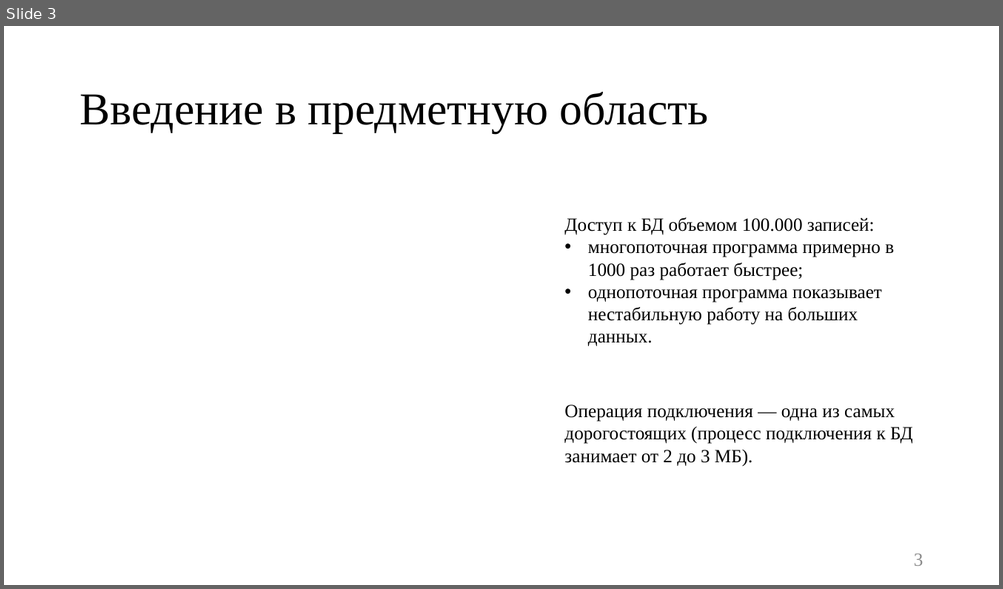
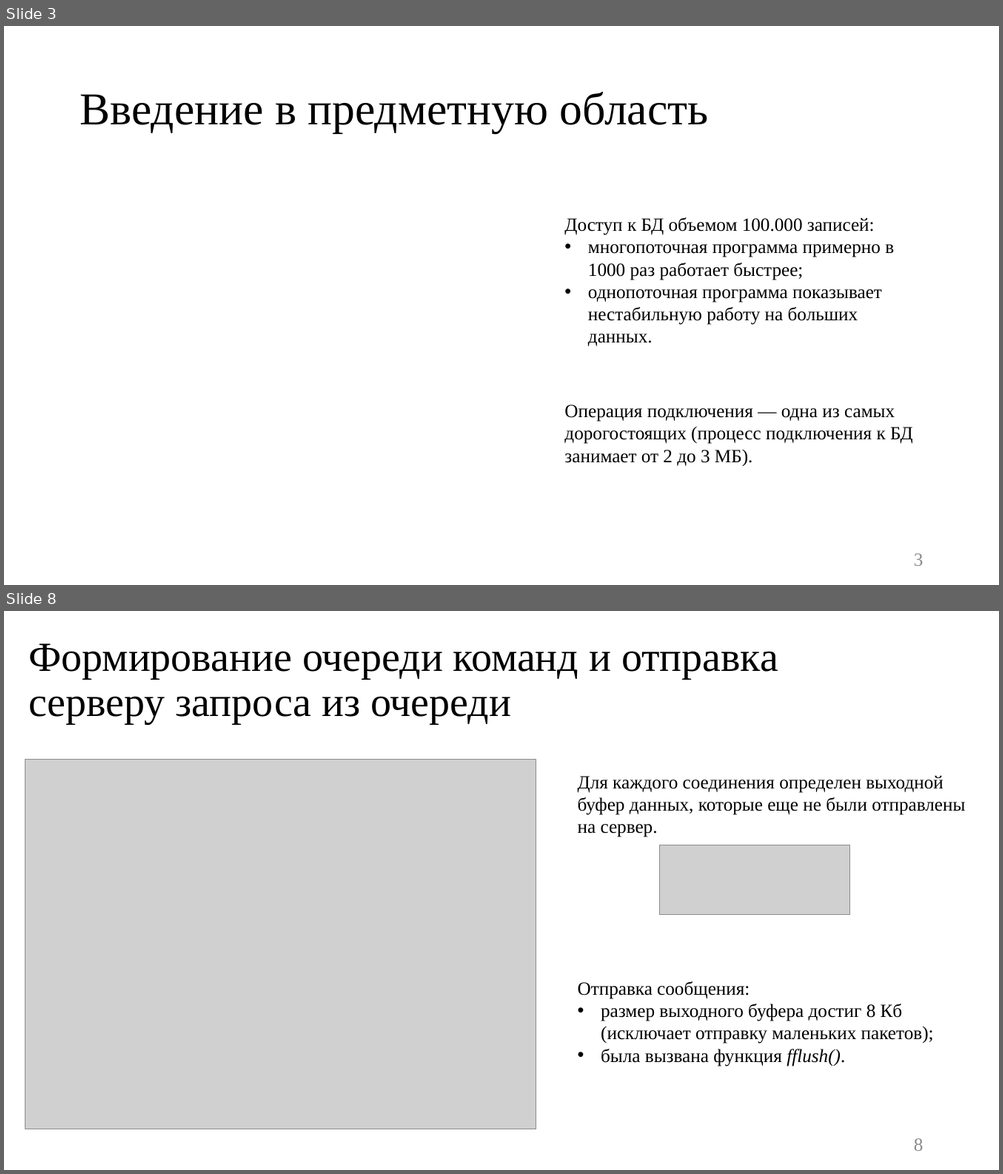
Before and after one commit to platosha-git/Diplom-theory, a slide deck: Презентация.pptx. Shown one above the other, each under a label of ours: slide 3 before the commit, slides 3 and 8 after it; the slides between them are not shown. The pictures are 1003x589 and 1003x1174 pixels, drawn with LibreOffice and Linux fonts; fonts in the diff are those of the drawing; grey boxes stand for pictures. Boxes give left, top, right and bottom in pixels: in the first picture for what was removed or moved away, otherwise in the second. Text is boxed around its words. In the diff, an @@ line names an element or a change of style, - is before the commit and + after.

```diff
--- a/Презентация.pptx
+++ b/Презентация.pptx
@@ slide 8 added at (x1=4, y1=611, x2=999, y2=1170), background #FFFFFF @@
@@ title added at (x1=28, y1=644, x2=778, y2=723), 40 pt, text #000000 @@
+Формирование очереди команд и отправка серверу запроса из очереди
@@ picture added at (x1=25, y1=760, x2=537, y2=1130) @@
@@ text added at (x1=578, y1=775, x2=965, y2=837), 18 pt, text #000000 @@
+Для каждого соединения определен выходной буфер данных, которые еще не были отправлены на сервер.
@@ picture added at (x1=659, y1=846, x2=849, y2=914) @@
@@ text added at (x1=578, y1=982, x2=933, y2=1067), 18 pt, text #000000 @@
+Отправка сообщения:
+• размер выходного буфера достиг 8 Кб (исключает отправку маленьких пакетов);
+• была вызвана функция fflush().
@@ page number added at (x1=913, y1=1139, x2=923, y2=1151), 18 pt, text #8C8C8C @@
+8
```
Also in this commit, not shown: 12 slides changed, 1 other slide added, 4 slides removed, 20 other files.
